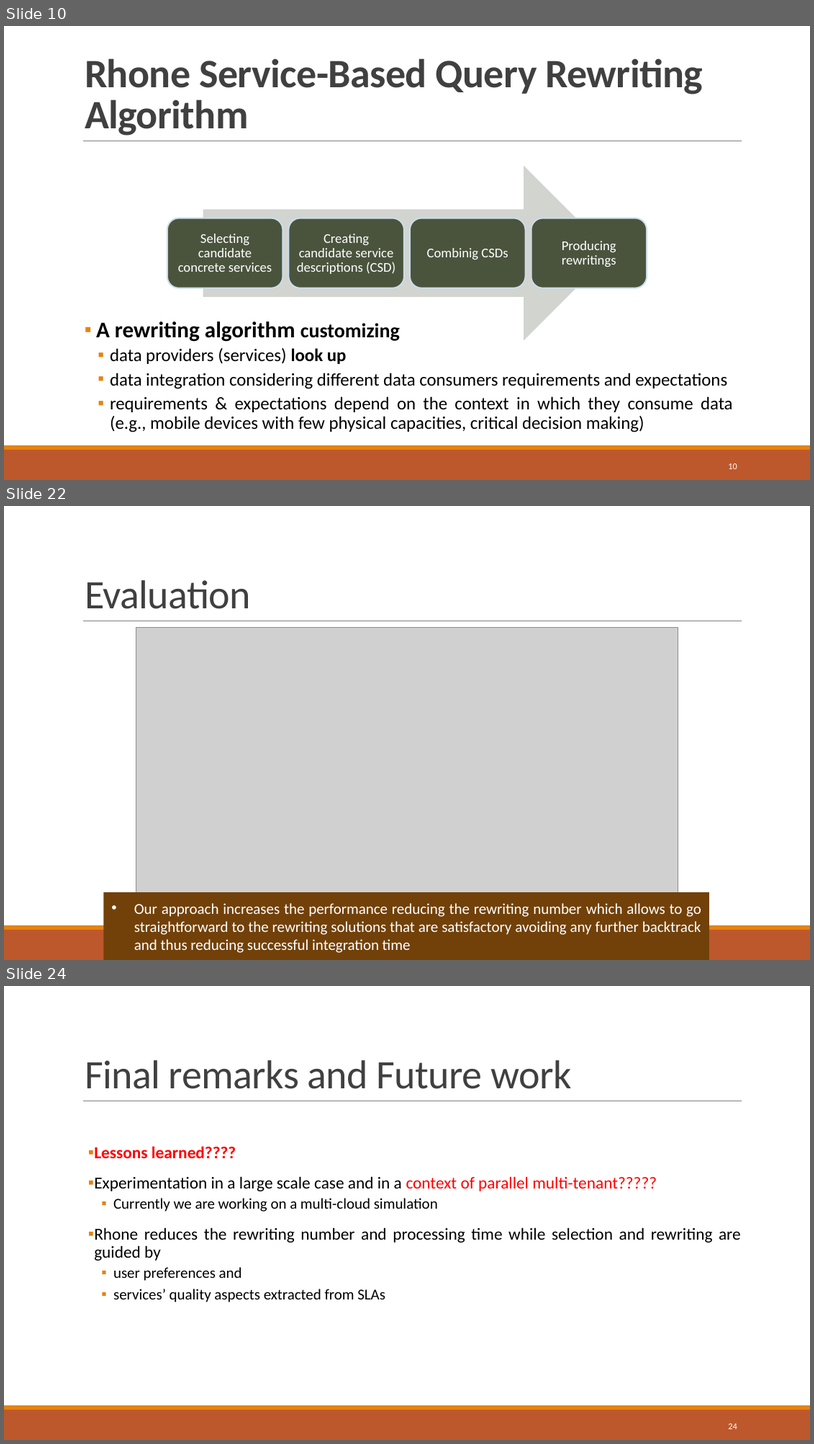
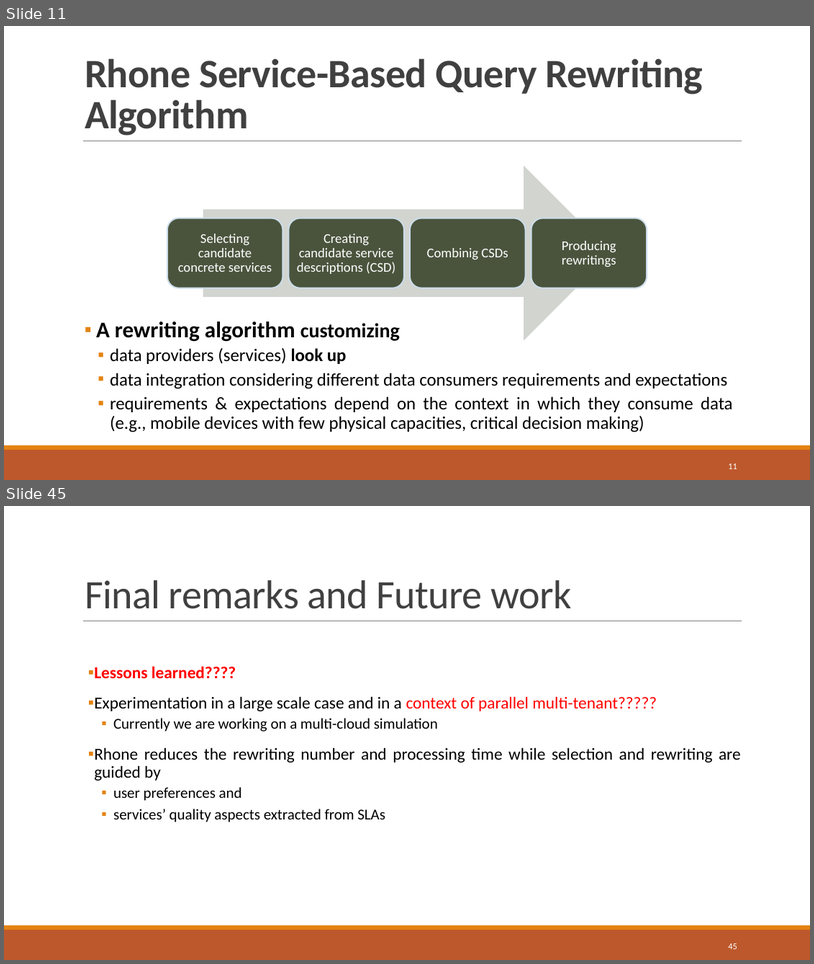
Before and after one commit to danielboni/DanielCarvalho-PhD, a slide deck: Presentations/ADBIS 2016/Presentation_ADBIS 2016.pptx. Shown one above the other, each under a label of ours: slides 10, 22 and 24 before the commit, slides 11 and 45 after it; the slides between them are not shown. The pictures are 814x1444 and 814x964 pixels, drawn with LibreOffice and Linux fonts; fonts in the diff are those of the drawing; grey boxes stand for pictures. Boxes give left, top, right and bottom in pixels: in the first picture for what was removed or moved away, otherwise in the second. Text is boxed around its words. In the diff, an @@ line names an element or a change of style, - is before the commit and + after.

```diff
--- a/Presentations/ADBIS 2016/Presentation_ADBIS 2016.pptx
+++ b/Presentations/ADBIS 2016/Presentation_ADBIS 2016.pptx
@@ slide 22 removed at [4,506,810,960], background #FFFFFF; not listed: 3 template elements that a slide beside it also shows @@
@@ title removed at [85,580,251,609] @@
-Evaluation
@@ picture removed at [136,628,679,914] @@
@@ rectangle removed at [104,892,710,960] @@
-• Our approach increases the performance reducing the rewriting number which allows to go straightforward to the rewriting solutions that are satisfactory avoiding any further backtrack and thus reducing successful integration time
@@ what was slide 10 is now slide 11 @@
@@ page number at [728,463,737,469]: text changed @@
-10
+11
@@ what was slide 24 is now slide 45 @@
@@ page number at [728,943,737,949]: text changed @@
-24
+45
```
Also in this commit, not shown: 19 slides changed, 3 slides added, 1 other slide removed.
